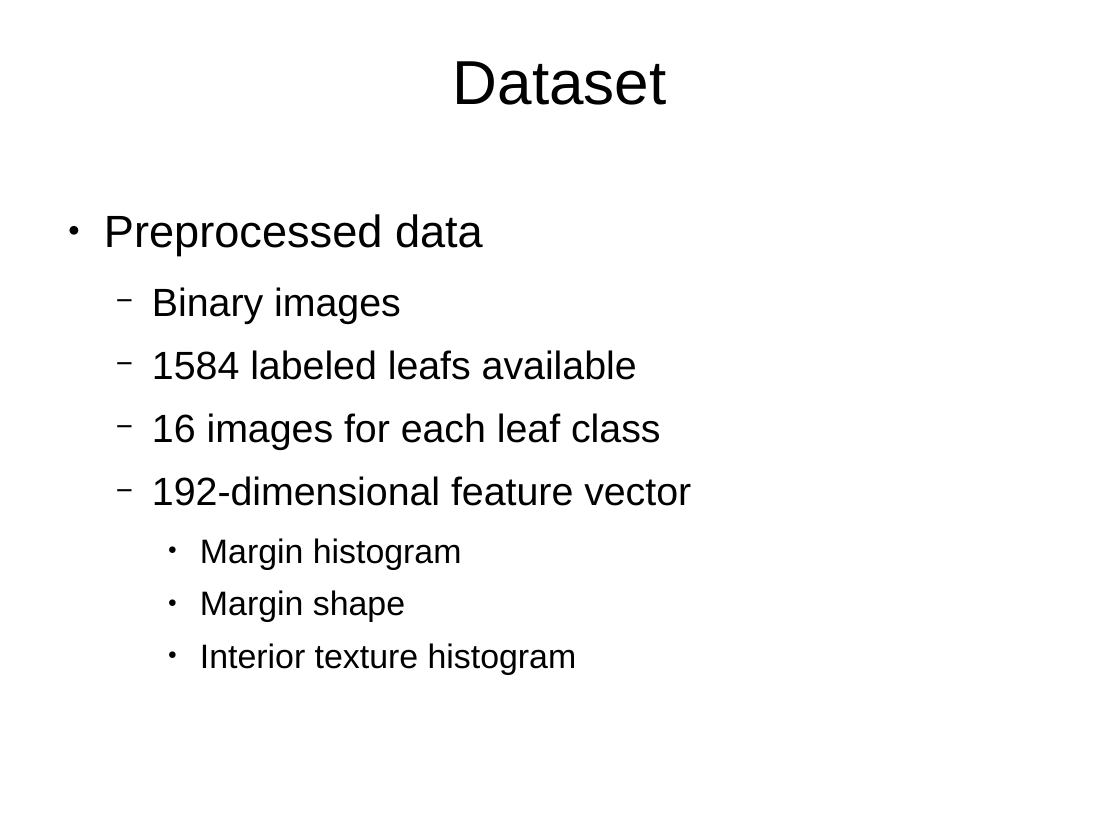
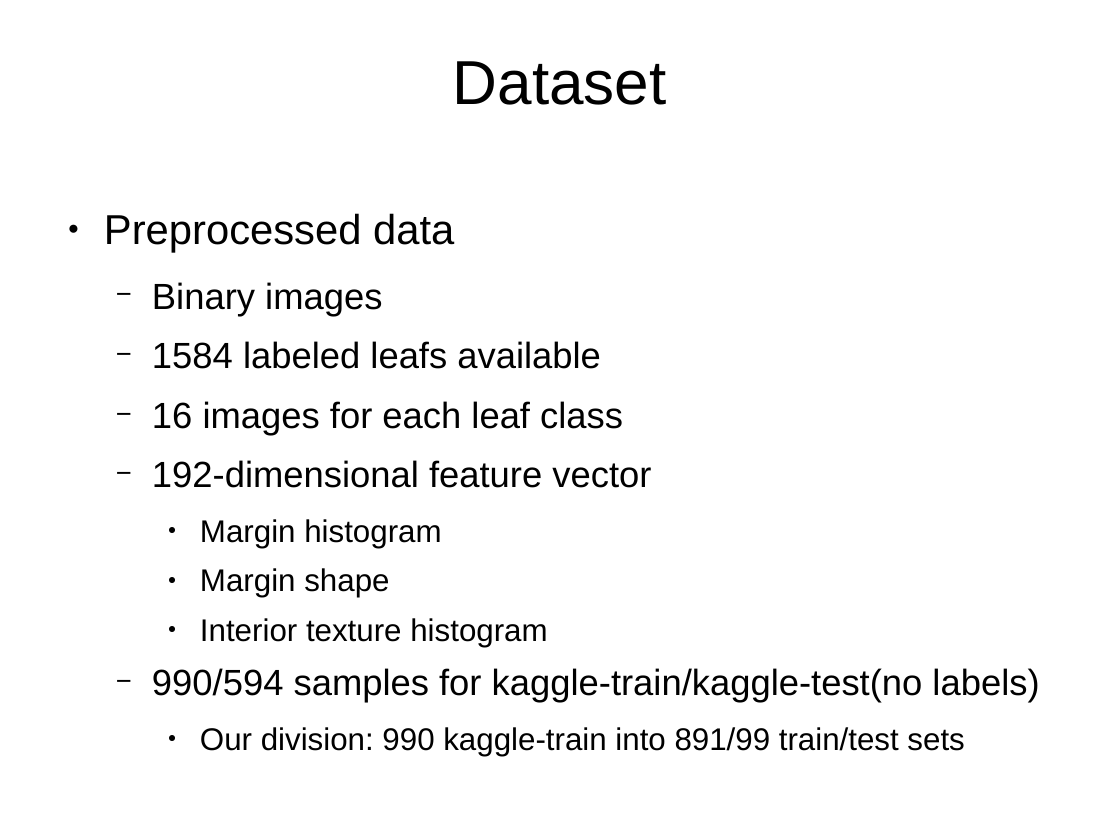
Before and after one commit to kappalabs/NNLeafClassifierProject, a slide deck: slide 3 of slideshow/slides.odp. Drawn at 1120x840 pixels with LibreOffice and Linux fonts; fonts in the diff are those of the drawing; background and template pictures are left out. Boxes give left, top, right and bottom in pixels: in the first picture for what was removed or moved away, otherwise in the second. Text is boxed around its words. In the diff, an @@ line names an element or a change of style, - is before the commit and + after.

Commit message:
[TASK] Data Visualization + More Slides
 - added few more information into the slideshow
 - added data visualization
 - changed the way Fourier descriptors calculation method works

```diff
--- a/slideshow/slides.odp
+++ b/slideshow/slides.odp
@@ text at (104, 213, 651, 647): size 32 to 29.6 pt in "Preprocessed data"; size 27.9 to 25.8 pt in "Binary images", "1584 labeled leafs available", "16 images for each leaf class", "192-dimensional feature vector"; size 24 to 22.2 pt in "Margin histogram", "Margin shape", "Interior texture histogram" @@
@@ text at (152, 668, 1039, 756): paragraphs added @@
+  − 990/594 samples for kaggle-train/kaggle-test(no labels)
+    ● Our division: 990 kaggle-train into 891/99 train/test sets
```
Also in this commit, not shown: 3 other slides changed, 5 slides added, 3 other files.
